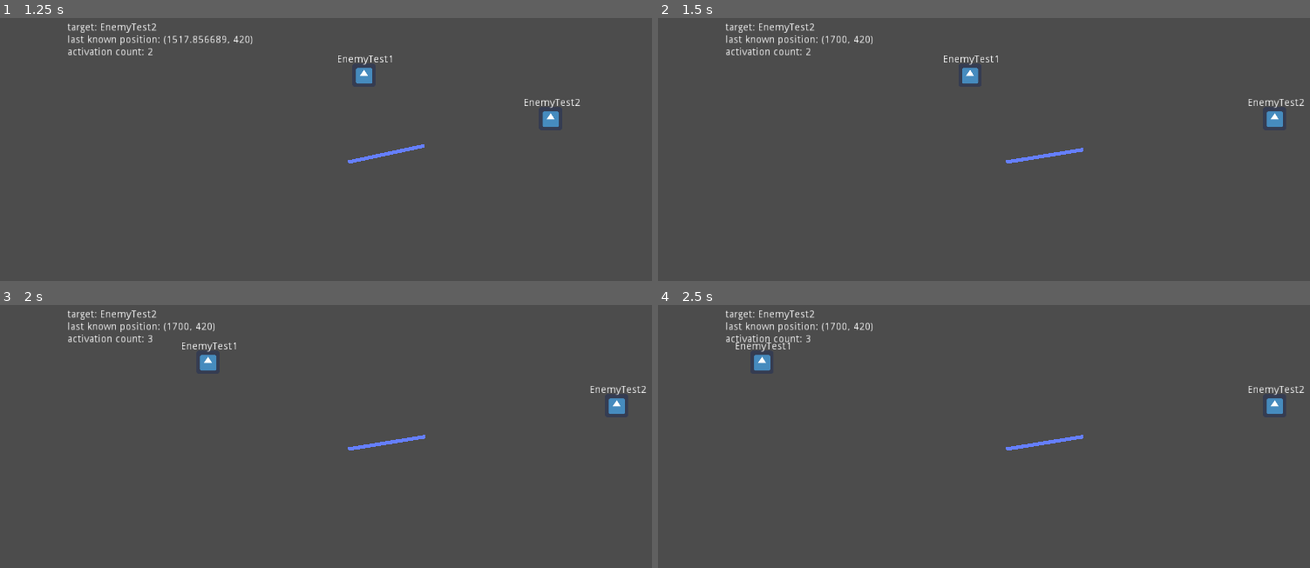
Above: before the commit, frames 1-4 (two rows, left to right).
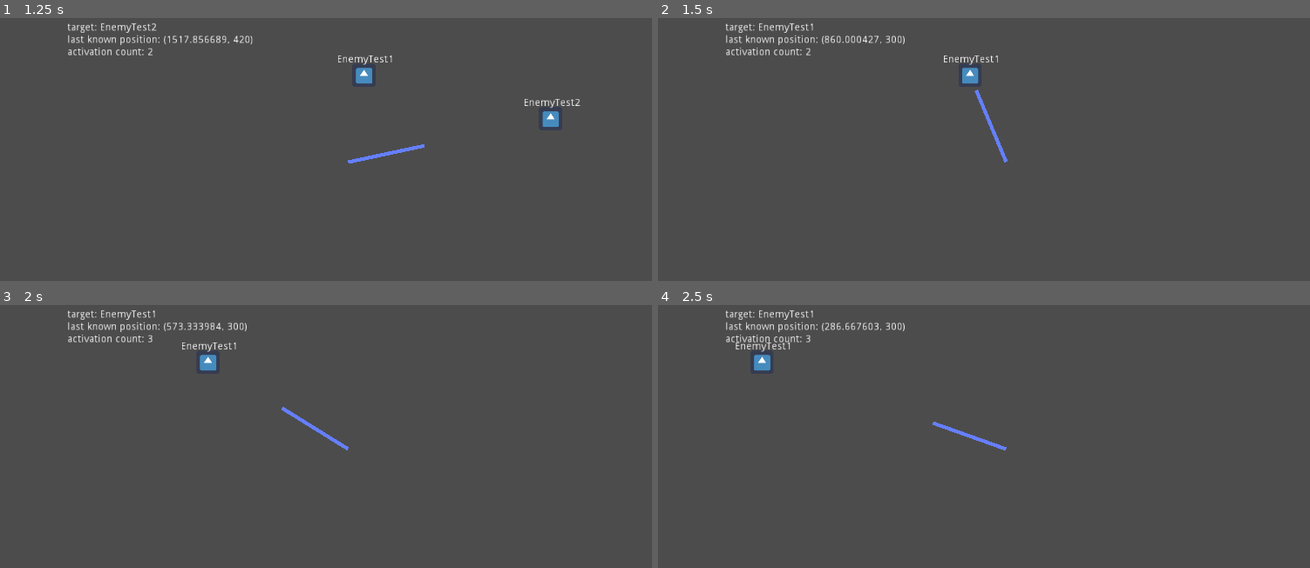
Above: after the commit, the same moments.

Repository: Boyquotes/ddat-gpf.entities
Game: Godot game, scene res://_testenv/tests_entity_ability/unit_ability_targeter/test_entab_target.tscn
The game is run twice, just before and just after one commit, with the same random seed, the same clock (stepped at 60 frames per second) and the same inputs. This scene is started directly instead of the project's main scene. The engine's default icon, where the game draws it, is replaced by a stand-in: a white triangle on a blue panel in a dark square.
Inputs (mouse positions are in pixels of both pictures, inside the frame that each line leads up to):
- Up to frame 1 (1.25 s): tap Enter (ui_accept) at 0.5, 0.77 s; move the mouse to (502, 141) at 0.52 s; hold Right (ui_right) from 0.53 s (still down)
- Up to frame 2 (1.5 s): move the mouse to (866, 181) at 1.27 s; release Right (ui_right) at 1.28 s; hold Down (ui_down) from 1.28 s (still down)
- Up to frame 3 (2 s): keep holding Down (ui_down); tap Enter (ui_accept) at 1.52 s
- Up to frame 4 (2.5 s): move the mouse to (1075, 362) at 2.02 s; release Down (ui_down) at 2.03 s; hold Right (ui_right) from 2.03 s (still down)

Frame 1 is identical in both runs. In frame 2, 0.8% of the frame differs, in the area x 23-100%, y 1-56%; in frame 3, 0.8%; in frame 4, 0.8%.

Commit message:
target freed test update

Diff:
--- a/_testenv/tests_entity_ability/unit_ability_targeter/test_entab_target.gd
+++ b/_testenv/tests_entity_ability/unit_ability_targeter/test_entab_target.gd
@@ -3,25 +3,34 @@
 
 ##############################################################################
 
+# for different types of targeter test and specifying which to run
+enum TEST_TYPE {STANDARD_TEST, TARGET_DELETED_TEST}
+export(TEST_TYPE) var current_test_type := TEST_TYPE.STANDARD_TEST
+
+# for debug label
 # for debugging whether an ability input is actually being recieved
 var ability_activation_count := 0
-# for debug label
 var last_target_position := Vector2.ZERO
 var target_name := ""
+var current_target
 
+# for enemy tweening/movement simulation
+var tween_reverse_state := false
+var test1_positions = [Vector2(0, 300), Vector2(1720, 300)]
+var test2_positions = [Vector2(1700, 420), Vector2(0, 420)]
+
+# node references
 onready var rot_target_line = $CenterOfScreen/RotTargetLine
 onready var debug_label = $DebugLabel
 onready var tween_node = $Tween
 onready var enemy_test_1 = $EnemyTest1
 onready var enemy_test_2 = $EnemyTest2
+onready var delete_test_timer = $DeleteTestTimer
 
+onready var all_test_enemies = [enemy_test_1, enemy_test_2]
 
-# TEST OUTCOMES
-# input activated has a minimum cooldown/delay it seems < SOLVED*
-# *relates to activation cap per frame, default should probably be higher
-# input toggled works
-# input confirmed press needs to unset after successful activate < FIXED
-# input confirmed hold works
+##############################################################################
+
 
 func _ready():
 	tween_node.connect("tween_all_completed", self, "restart_tween_test")
@@ -29,11 +38,30 @@
 	enemy_test_1.add_to_group("groupstring_enemy")
 	enemy_test_2.add_to_group("groupstring_enemy")
 	update_debug_label()
+	if current_test_type == TEST_TYPE.TARGET_DELETED_TEST:
+		randomize()
+		var rnd_delete_timer = rand_range(1.0, 4.0)
+		delete_test_timer.wait_time = rnd_delete_timer
+		delete_test_timer.connect("timeout", self, "delete_current_target")
+		delete_test_timer.start()
 
 
-var tween_reverse_state := false
-var test1_positions = [Vector2(0, 300), Vector2(1720, 300)]
-var test2_positions = [Vector2(1700, 420), Vector2(0, 420)]
+##############################################################################
+
+
+func delete_current_target():
+	if current_target is Sprite:
+		current_target.call_deferred("queue_free")
+
+
+func delete_random_enemy():
+	randomize()
+	var enemy_to_delete = randi() % all_test_enemies.size() + 1
+	var get_enemy = all_test_enemies[enemy_to_delete-1]
+	if get_enemy is Sprite:
+		get_enemy.call_deferred("queue_free")
+
+
 func restart_tween_test():
 	var test1 =\
 			[test1_positions[0], test1_positions[1]] if\
@@ -45,29 +73,32 @@
 			[test2_positions[1], test2_positions[0]]
 
 	tween_reverse_state = !tween_reverse_state
-	tween_node.interpolate_property(enemy_test_1,\
-			"global_position",
-			test1[0], test1[1],
-			3.0, Tween.TRANS_LINEAR, Tween.EASE_IN_OUT)
-	tween_node.interpolate_property(enemy_test_2,\
-			"global_position",
-			test2[0], test2[1],
-			1.4, Tween.TRANS_LINEAR, Tween.EASE_IN_OUT)
+	if enemy_test_1 != null:
+		tween_node.interpolate_property(enemy_test_1,\
+				"global_position",
+				test1[0], test1[1],
+				3.0, Tween.TRANS_LINEAR, Tween.EASE_IN_OUT)
+	if enemy_test_2 != null:
+		tween_node.interpolate_property(enemy_test_2,\
+				"global_position",
+				test2[0], test2[1],
+				1.4, Tween.TRANS_LINEAR, Tween.EASE_IN_OUT)
 	tween_node.start()
 
-
-#func _process(_arg_delta):
-#	rot_target_line.look_at(get_global_mouse_position())
-
-func _on_ActivationController_activate_ability():
-	ability_activation_count += 1
-	update_debug_label()
 
 func update_debug_label():
 	debug_label.text =\
 			"target: "+str(target_name)+"\n"+\
 			"last known position: "+str(last_target_position)+"\n"+\
 			"activation count: "+str(ability_activation_count)
+
+
+##############################################################################
+
+
+func _on_ActivationController_activate_ability():
+	ability_activation_count += 1
+	update_debug_label()
 
 
 func _on_EntityAbilityTargeter_update_target_position(arg_target_position):
@@ -78,7 +109,8 @@
 	update_debug_label()
 
 
-func _on_EntityAbilityTargeter_update_target_reference(target_reference):
-	if target_reference is Node2D:
-		target_name = target_reference.name
+func _on_EntityAbilityTargeter_update_target_reference(arg_target_reference):
+	current_target = arg_target_reference
+	if arg_target_reference is Node2D:
+		target_name = arg_target_reference.name
 	update_debug_label()
--- a/_testenv/tests_entity_ability/unit_ability_targeter/test_entab_target.tscn
+++ b/_testenv/tests_entity_ability/unit_ability_targeter/test_entab_target.tscn
@@ -8,6 +8,7 @@
 
 [node name="EntityAbilityTargetTest" type="Node2D"]
 script = ExtResource( 2 )
+current_test_type = 1
 
 [node name="SampleTargetSprite" type="Sprite" parent="."]
 visible = false
@@ -72,6 +73,9 @@
 
 [node name="Tween" type="Tween" parent="."]
 
+[node name="DeleteTestTimer" type="Timer" parent="."]
+one_shot = true
+
 [connection signal="activate_ability" from="CenterOfScreen/ActivationController" to="." method="_on_ActivationController_activate_ability"]
 [connection signal="update_target_position" from="CenterOfScreen/ActivationController/EntityAbilityTargeter" to="." method="_on_EntityAbilityTargeter_update_target_position"]
 [connection signal="update_target_reference" from="CenterOfScreen/ActivationController/EntityAbilityTargeter" to="." method="_on_EntityAbilityTargeter_update_target_reference"]
--- a/src/ddat-gpf/entity_systems/entity_ability/class_ability_targeter.gd
+++ b/src/ddat-gpf/entity_systems/entity_ability/class_ability_targeter.gd
@@ -389,7 +389,8 @@
 		_change_targeting_reticule_visibility(target_state)
 
 
-#//TODO test the tree exit connection
+# removes the current target reference on target exiting tree, to prevent
+# a potential null reference error when getting target properties
 func _target_clear(arg_target):
 	if arg_target is Node2D:
 		_target_reference_update(arg_target, true)
